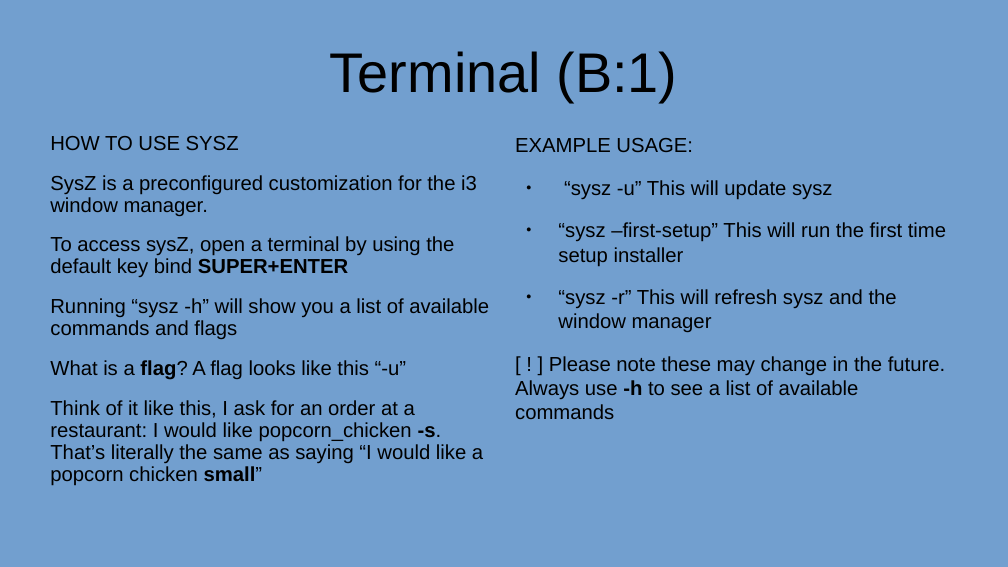
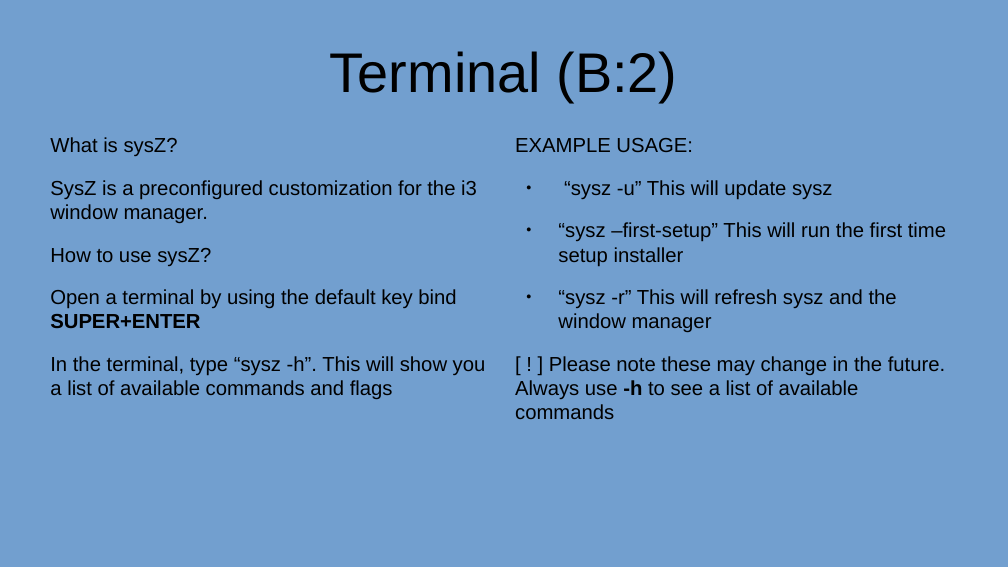
Before and after one commit to AnAncientForce/sysZ, a slide deck: slide 8 of Guide.odp (slide 7 before the commit). Drawn at 1008x567 pixels with LibreOffice and Linux fonts; fonts in the diff are those of the drawing. Boxes give left, top, right and bottom in pixels: in the first picture for what was removed or moved away, otherwise in the second. Text is boxed around its words. In the diff, an @@ line names an element or a change of style, - is before the commit and + after.

```diff
--- a/Guide.odp
+++ b/Guide.odp
@@ title at bbox=[330, 51, 677, 102]: text changed @@
-Terminal (B:1)
+Terminal (B:2)
@@ text at bbox=[50, 137, 178, 156]: text changed @@
-HOW TO USE SYSZ
+What is sysZ?
@@ text at bbox=[50, 180, 477, 224]: line spacing 0.9 to 1 @@
@@ text at bbox=[50, 248, 486, 400]: text changed @@
-To access sysZ, open a terminal by using the default key bind SUPER+ENTER
-Running “sysz -h” will show you a list of available commands and flags
-What is a flag? A flag looks like this “-u”
-Think of it like this, I ask for an order at a restaurant: I would like popcorn_chicken -s. That’s literally the same as saying “I would like a popcorn chicken small”
+How to use sysZ?
+Open a terminal by using the default key bind SUPER+ENTER
+In the terminal, type “sysz -h”. This will show you a list of available commands and flags
```
Also in this commit, not shown: 3 other slides changed, 1 slide added, 1 other file.
